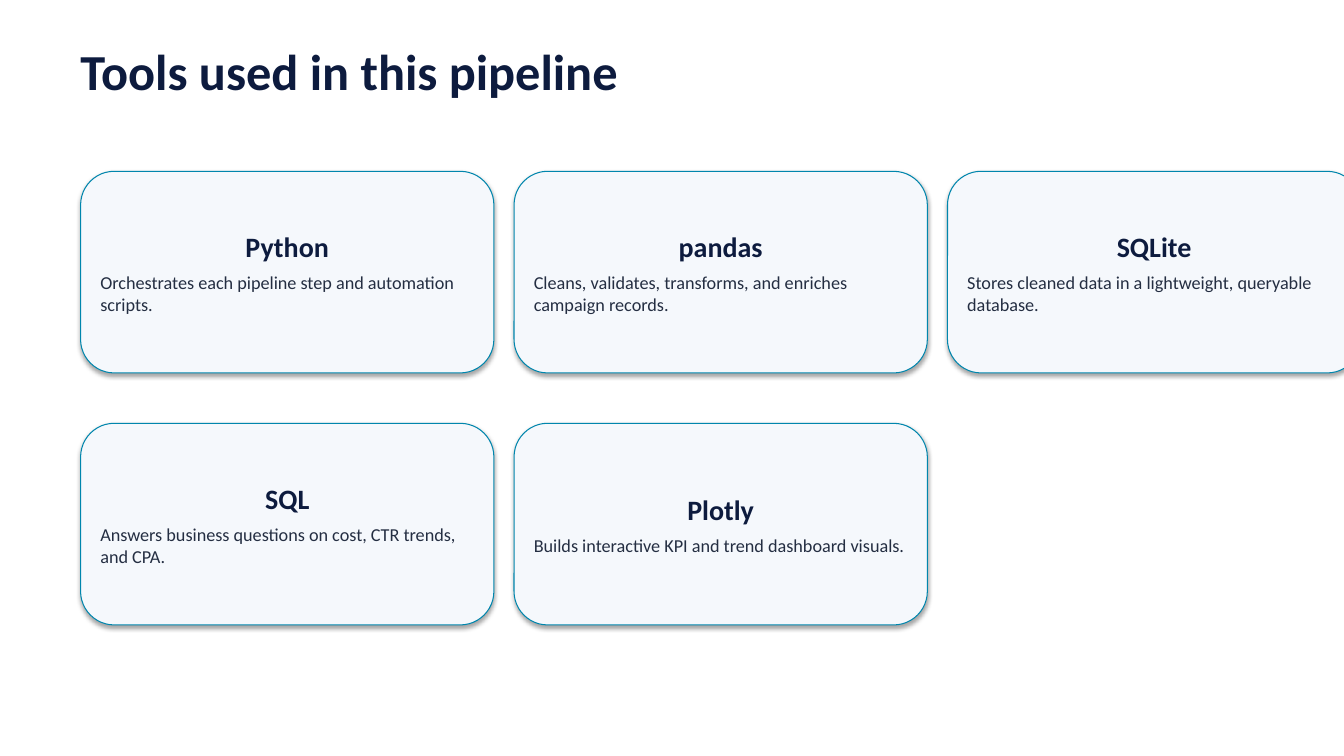
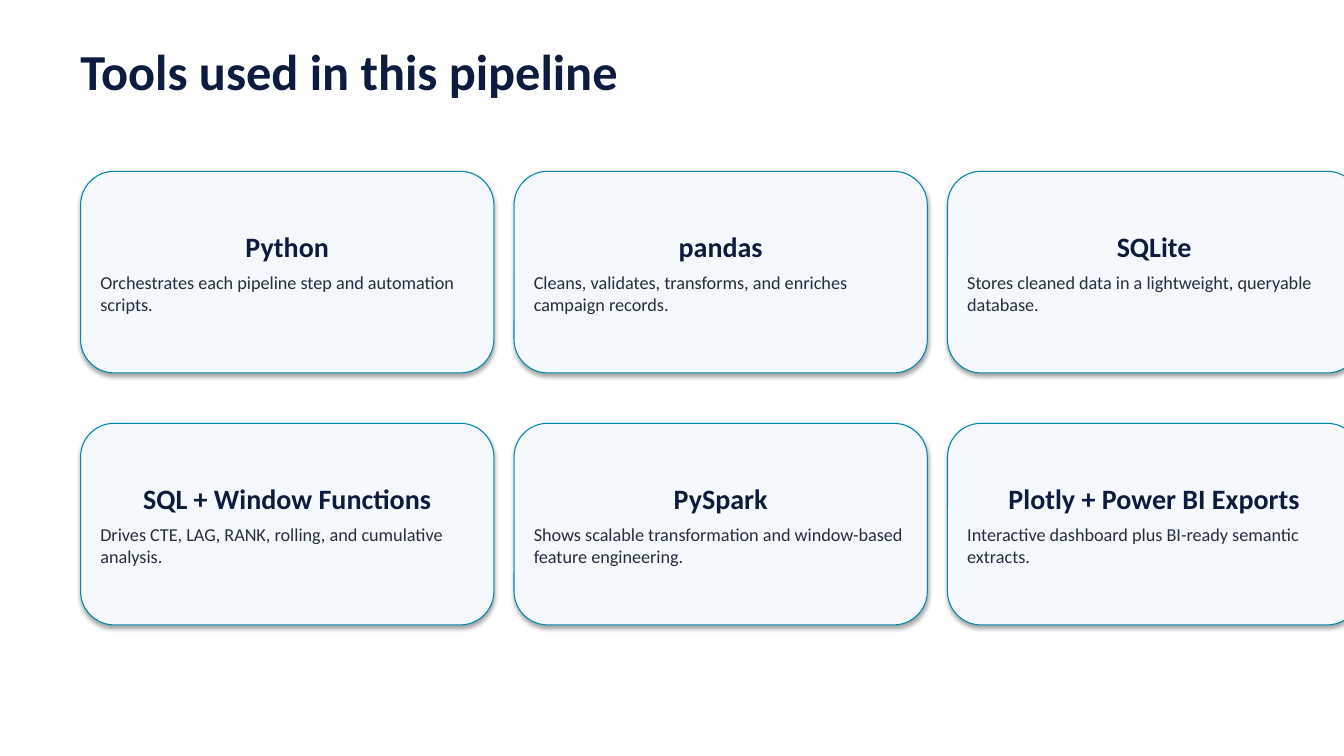
Before and after one commit to yousefessa2112/marketing-data-platform, a slide deck: slide 3 of dashboard/Marketing_Data_Pipeline_Presentation.pptx. Drawn at 1344x756 pixels with LibreOffice and Linux fonts; fonts in the diff are those of the drawing. Boxes give left, top, right and bottom in pixels: in the first picture for what was removed or moved away, otherwise in the second. Text is boxed around its words. In the diff, an @@ line names an element or a change of style, - is before the commit and + after.

Commit message:
Add advanced analytics stack: SQL modeling, PySpark, QA, logging, cloud docs, and BI exports

```diff
--- a/dashboard/Marketing_Data_Pipeline_Presentation.pptx
+++ b/dashboard/Marketing_Data_Pipeline_Presentation.pptx
@@ rounded rectangle added at bbox=[948, 423, 1344, 625], fill #F5F8FC, outline #0086AD 0.75 pt, 13 pt, text #242E42 @@
+Plotly + Power BI Exports
+Interactive dashboard plus BI-ready semantic extracts.
@@ text in rounded rectangle at bbox=[100, 489, 443, 566]: text changed @@
-SQL
-Answers business questions on cost, CTR trends, and CPA.
+SQL + Window Functions
+Drives CTE, LAG, RANK, rolling, and cumulative analysis.
@@ text in rounded rectangle at bbox=[534, 489, 903, 566]: text changed @@
-Plotly
-Builds interactive KPI and trend dashboard visuals.
+PySpark
+Shows scalable transformation and window-based feature engineering.
```
Also in this commit, not shown: 6 slides added, 2 slides removed, 23 other files.
